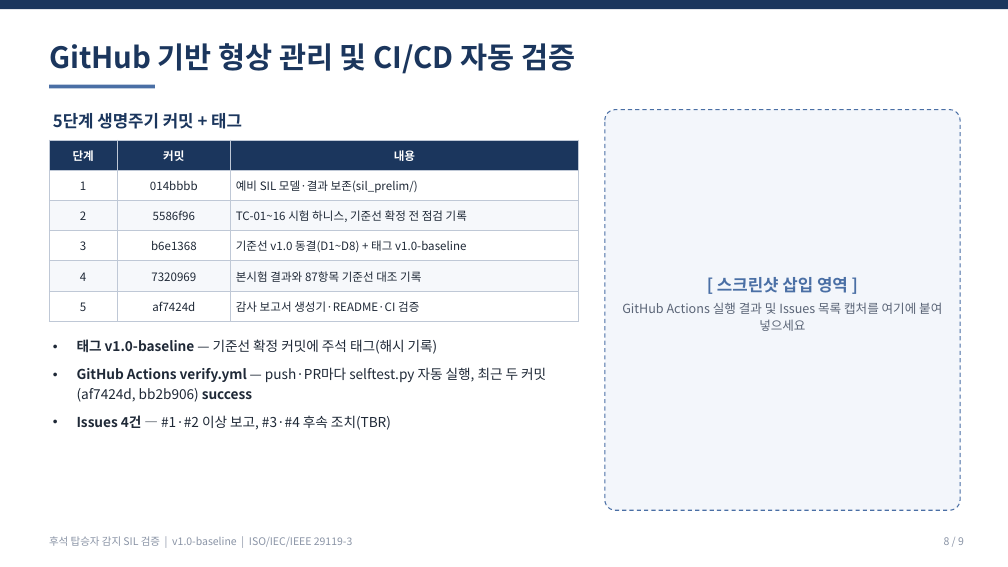
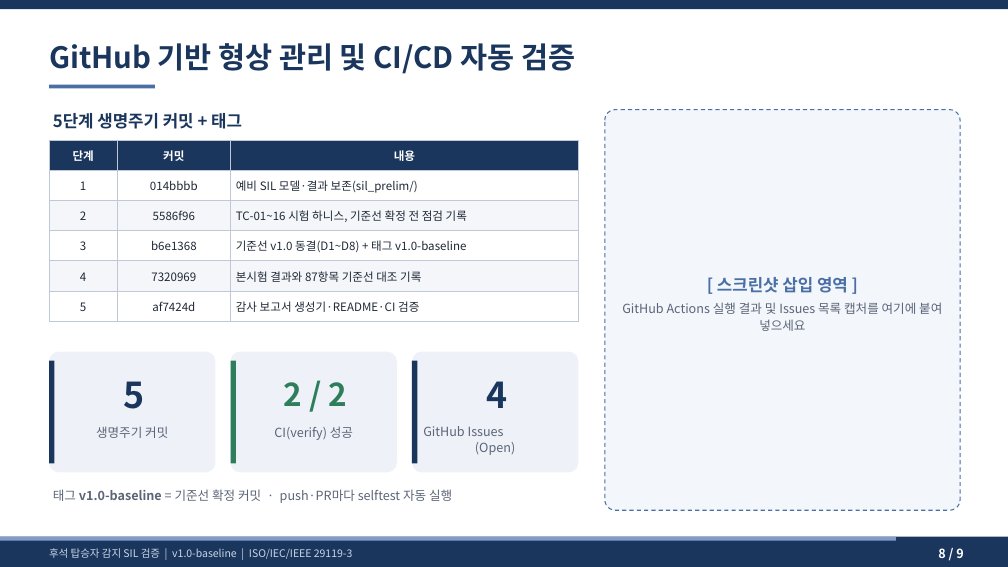
Before and after one commit to yooksoo828-prog/rear-seat-occupant-sil-verification, a slide deck: slide 8 of deliverables/후석탑승자감지_SIL검증_발표자료_v1.0.pptx. Drawn at 1008x567 pixels with LibreOffice and Linux fonts; fonts in the diff are those of the drawing. Boxes give left, top, right and bottom in pixels: in the first picture for what was removed or moved away, otherwise in the second. Text is boxed around its words. In the diff, an @@ line names an element or a change of style, - is before the commit and + after.

```diff
--- a/deliverables/후석탑승자감지_SIL검증_발표자료_v1.0.pptx
+++ b/deliverables/후석탑승자감지_SIL검증_발표자료_v1.0.pptx
@@ rounded rectangle added at box(49, 352, 216, 473), fill #EEF2F8 @@
@@ rounded rectangle added at box(231, 352, 397, 473), fill #EEF2F8 @@
@@ rounded rectangle added at box(412, 352, 578, 473), fill #EEF2F8 @@
@@ rectangle added at box(49, 361, 54, 464), fill #1B365D @@
@@ text added at box(124, 381, 145, 409), 34 pt, text #1B365D, bold @@
+5
@@ rectangle added at box(231, 361, 236, 464), fill #2E7D5B @@
@@ text added at box(284, 382, 348, 406), 30 pt, text #2E7D5B, bold @@
+2 / 2
@@ rectangle added at box(412, 361, 417, 464), fill #1B365D @@
@@ text added at box(487, 381, 508, 408), 34 pt, text #1B365D, bold @@
+4
@@ text added at box(96, 426, 168, 438), 12 pt, text #5B6577 @@
+생명주기 커밋
@@ text added at box(274, 426, 353, 440), 12 pt, text #5B6577 @@
+CI(verify) 성공
@@ text added at box(423, 426, 515, 455), 12 pt, text #5B6577 @@
+GitHub Issues
+(Open)
@@ text at box(53, 489, 452, 503): text changed; size 13 to 12 pt; text colour #1F2937 to #5B6577 @@
-• 태그 v1.0-baseline — 기준선 확정 커밋에 주석 태그(해시 기록)
-• GitHub Actions verify.yml — push·PR마다 selftest.py 자동 실행, 최근 두 커밋(af7424d, bb2b906) success
-• Issues 4건 — #1·#2 이상 보고, #3·#4 후속 조치(TBR)
+태그 v1.0-baseline = 기준선 확정 커밋 · push·PR마다 selftest 자동 실행
@@ rectangle added at box(0, 537, 1008, 567), fill #1B365D @@
@@ rectangle added at box(0, 537, 896, 541), fill #7F9CCB @@
@@ text "후석 탑승자 감지 SIL 검증 ...": place and size @@
-text "후석 탑승자 감지 SIL 검증 ..." at box(49, 536, 353, 547)
+text "후석 탑승자 감지 SIL 검증 ..." at box(49, 548, 353, 559)
@@ text "후석 탑승자 감지 SIL 검증 ..." at box(49, 548, 353, 559): text colour #8A94A6 to #C9D5E8; vertical alignment top to middle @@
@@ text "8 / 9": place and size @@
-text "8 / 9" at box(944, 537, 964, 545)
+text "8 / 9" at box(938, 548, 963, 558)
@@ text "8 / 9" at box(938, 548, 963, 558): size 10 to 12 pt, text colour #8A94A6 to #FFFFFF, bold on; vertical alignment top to middle @@
```
Also in this commit, not shown: 8 other slides changed, 6 other files.
